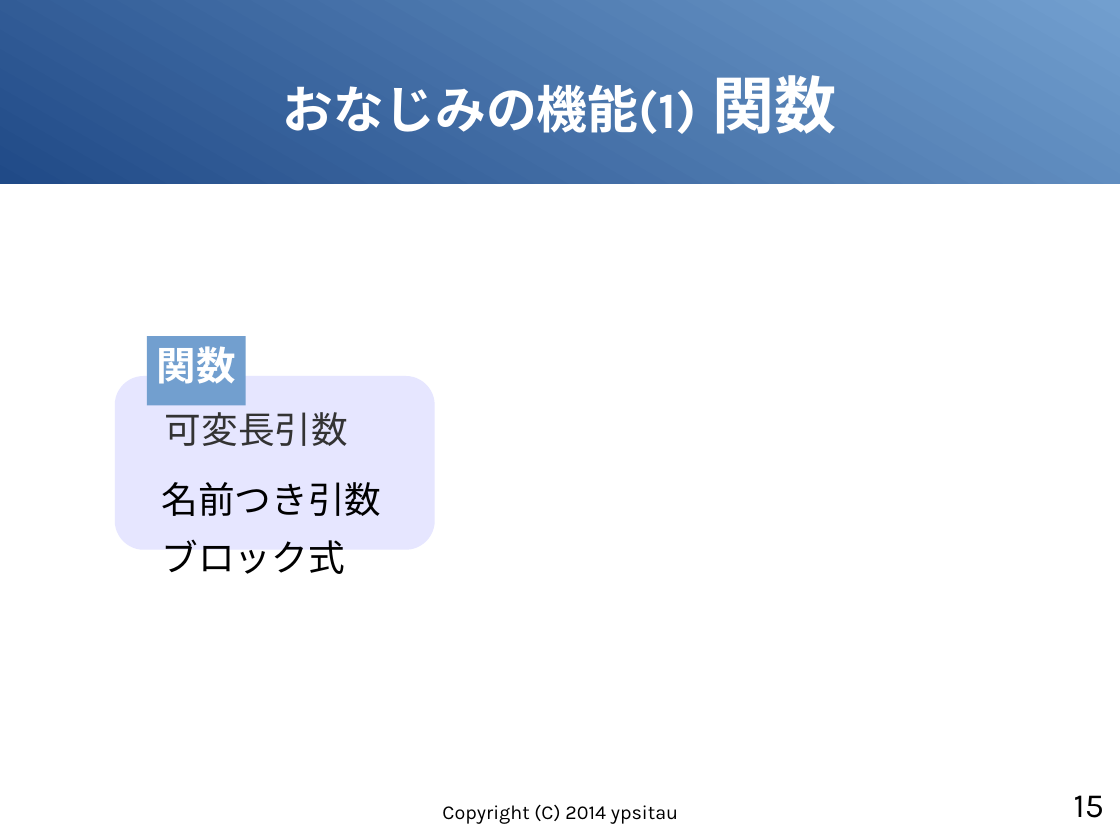
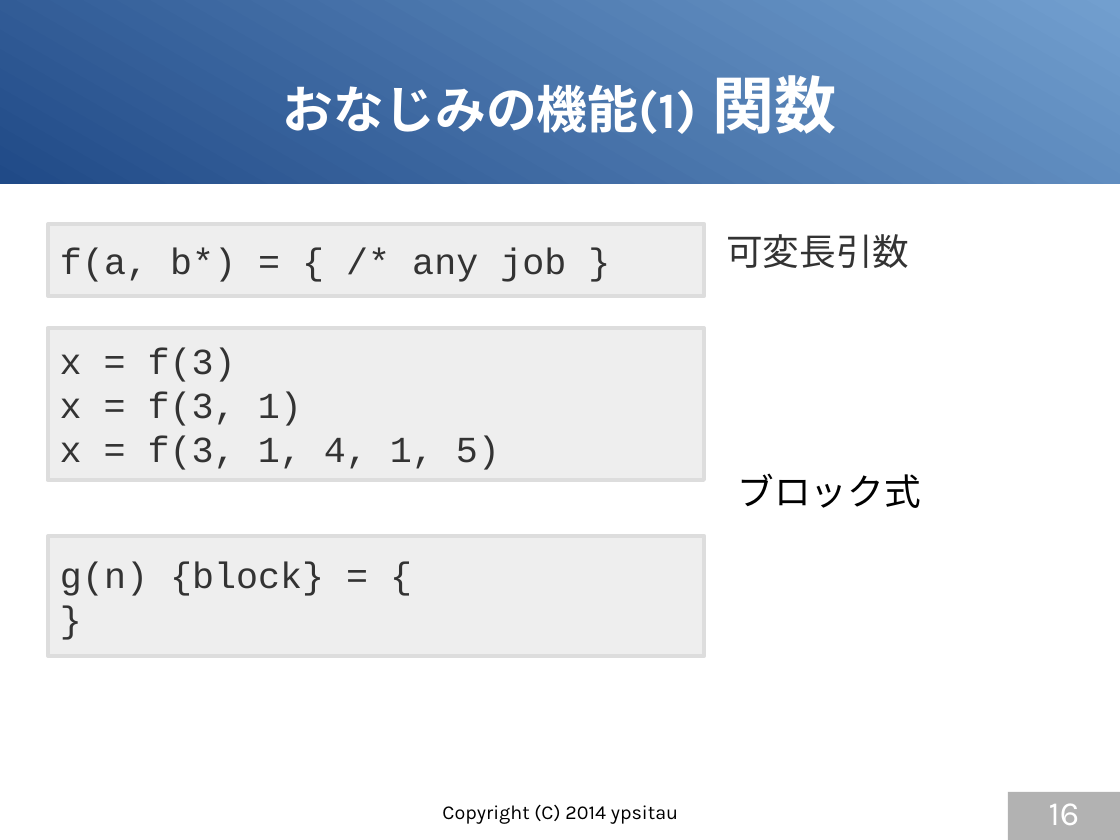
Before and after one commit to gura-lang/gura-doc, a slide deck: slide 16 of presentation/gura-introduction.odp (slide 15 before the commit). Drawn at 1120x840 pixels with LibreOffice and Linux fonts; fonts in the diff are those of the drawing. Boxes give left, top, right and bottom in pixels: in the first picture for what was removed or moved away, otherwise in the second. Text is boxed around its words. In the diff, an @@ line names an element or a change of style, - is before the commit and + after.

```diff
--- a/presentation/gura-introduction.odp
+++ b/presentation/gura-introduction.odp
@@ rectangle added at (x1=48, y1=224, x2=704, y2=296), fill #EEEEEE, outline #DDDDDD 2.83 pt, 26 pt, text #333333 @@
+f(a, b*) = { /* any job }
@@ text "可変長引数" moved from (x1=165, y1=412, x2=348, y2=446) to (x1=726, y1=234, x2=909, y2=268) @@
@@ rectangle added at (x1=48, y1=328, x2=704, y2=481), fill #EEEEEE, outline #DDDDDD 2.83 pt, 26 pt, text #333333 @@
+x = f(3)
+x = f(3, 1)
+x = f(3, 1, 4, 1, 5)
@@ rectangle removed at (x1=146, y1=336, x2=245, y2=406) @@
-関数
@@ rounded rectangle removed at (x1=115, y1=376, x2=435, y2=550) @@
@@ text "ブロック式" moved from (x1=161, y1=539, x2=344, y2=574) to (x1=737, y1=473, x2=920, y2=508) @@
@@ text removed at (x1=161, y1=482, x2=381, y2=516) @@
-名前つき引数
@@ rectangle added at (x1=48, y1=537, x2=704, y2=657), fill #EEEEEE, outline #DDDDDD 2.83 pt, 26 pt, text #333333 @@
+g(n) {block} = {
+}
@@ page number added at (x1=1008, y1=793, x2=1120, y2=840), fill #B2B2B2, 24 pt, text #FFFFFF @@
+16
@@ page number removed at (x1=1074, y1=795, x2=1104, y2=818) @@
-15
```
Also in this commit, not shown: 21 other slides changed, 2 slides added, 1 slide removed.
